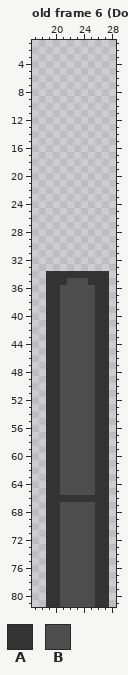
Pixel-art file, stored at ClientGV/Assets/ArtWork/WhiteBlock/Test_Tile_Door/Door_Side.aseprite. Above, as it was before the edit.
48x82 pixels, 8 frames. Shown: old frame 6 (Door_Side_Fall): x 17..28, y 1..81. The commit also changed other frames, which this record leaves out.
Palette (. is transparent): A #333333  B #4d4d4d
Pixels before, old frame 6 (Door_Side_Fall), first column x 19:
34 AAAAAAAAA
35 AAABBBAAA
36 AABBBBBAA
37 AABBBBBAA
38 AABBBBBAA
39 AABBBBBAA
40 AABBBBBAA
41 AABBBBBAA
42 AABBBBBAA
43 AABBBBBAA
44 AABBBBBAA
45 AABBBBBAA
46 AABBBBBAA
47 AABBBBBAA
48 AABBBBBAA
49 AABBBBBAA
50 AABBBBBAA
51 AABBBBBAA
52 AABBBBBAA
53 AABBBBBAA
54 AABBBBBAA
55 AABBBBBAA
56 AABBBBBAA
57 AABBBBBAA
58 AABBBBBAA
59 AABBBBBAA
60 AABBBBBAA
61 AABBBBBAA
62 AABBBBBAA
63 AABBBBBAA
64 AABBBBBAA
65 AABBBBBAA
66 AAAAAAAAA
67 AABBBBBAA
68 AABBBBBAA
69 AABBBBBAA
70 AABBBBBAA
71 AABBBBBAA
72 AABBBBBAA
73 AABBBBBAA
74 AABBBBBAA
75 AABBBBBAA
76 AABBBBBAA
77 AABBBBBAA
78 AABBBBBAA
79 AABBBBBAA
80 AABBBBBAA
81 AABBBBBAA
After the commit:
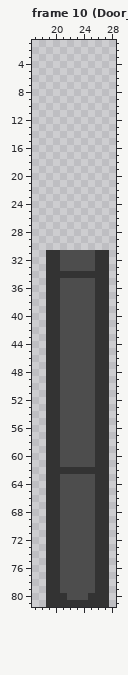
A new or re-ordered frame is compared with the old frame closest to it.
Edits made:
frames 8 -> 13
Changed rows in their new state; - is an unchanged pixel.
Frame 10 (Door_Side_Close) is new; against old frame 6 (Door_Side_Fall):
first column x 19:
31 AABBBBBAA
32 AABBBBBAA
33 AABBBBBAA
35 --B---B--
first column x 21:
62 AAAAA
first column x 21:
66 BBBBB
first column x 21:
80 A---A
81 AAAAA
Pixel boxes of the changes (left, top, right, bottom) in both pictures:
changed: (46, 250, 109, 285)
changed: (60, 467, 95, 502)
changed: (60, 593, 95, 607)
